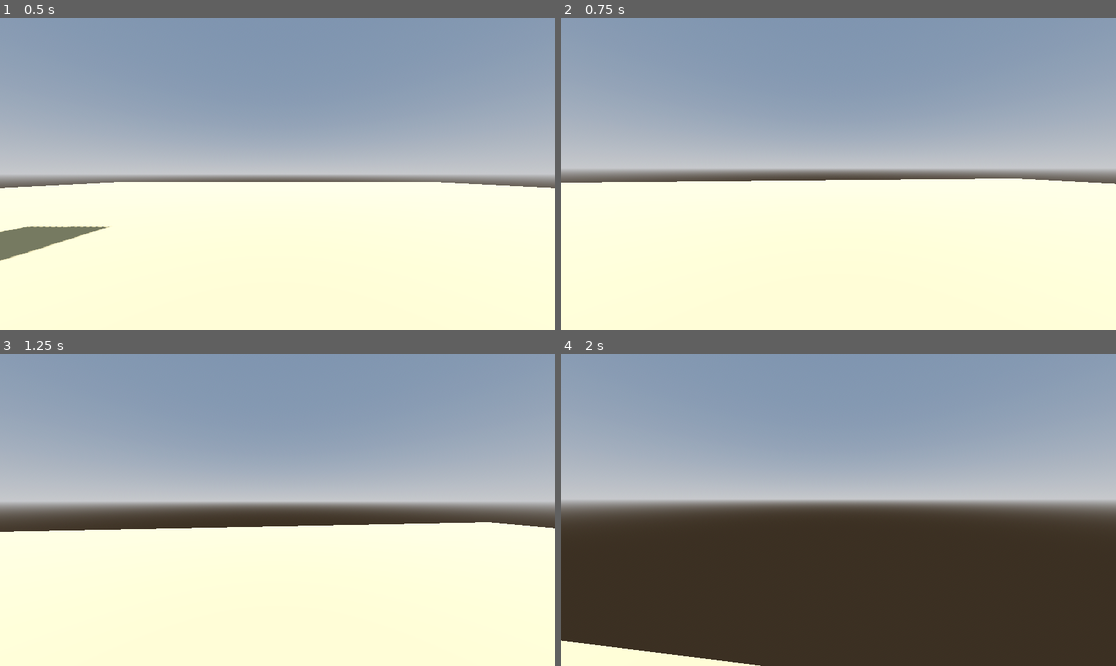
Above: before the commit, frames 1-4 (two rows, left to right).
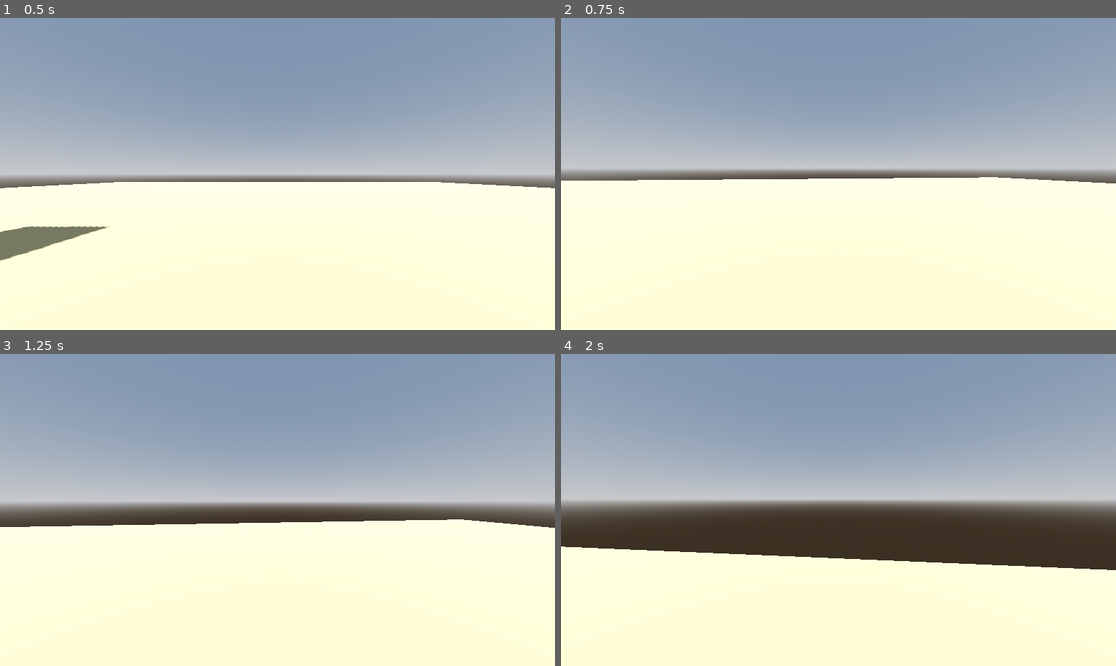
Above: after the commit, the same moments.

Repository: herenereh/crash-pizza
Game: Godot game, scene res://main.tscn
The game is run twice, just before and just after one commit, with the same random seed, the same clock (stepped at 60 frames per second) and the same inputs.
Inputs (mouse positions are in pixels of both pictures, inside the frame that each line leads up to):
- Up to frame 1 (0.5 s): no input
- Up to frame 2 (0.75 s): tap Enter at 0.5 s; move the mouse to (866, 174) at 0.52 s; hold W (up) from 0.53 s (still down); tap Shift (Dash) at 0.6 s
- Up to frame 3 (1.25 s): keep holding W (up); tap Space (Jump) at 0.77 s
- Up to frame 4 (2 s): keep holding W (up); move the mouse to (810, 510) at 1.27 s; tap Shift (Dash) at 1.35 s; tap Space (Jump) at 1.52 s

Frame 1 is identical in both runs. In frame 2, 0.4% of the frame differs, in the area x 0-100%, y 51-54%; in frame 3, 1.1%; in frame 4, 33%, in the area x 0-100%, y 61-100%.

Commit message:
Update HankMovement.gd

Diff:
--- a/HankMovement.gd
+++ b/HankMovement.gd
@@ -3,7 +3,7 @@
 const SPEED = 8.0
 const JUMP_VELOCITY = 4.5
 const SENSITIVITY = 0.002
-const DASH_VELOCITY = 400.0
+const DASH_VELOCITY = 250.0
 const WALL_TILT = 0.7
 
 var JUMP_COUNT = 2
